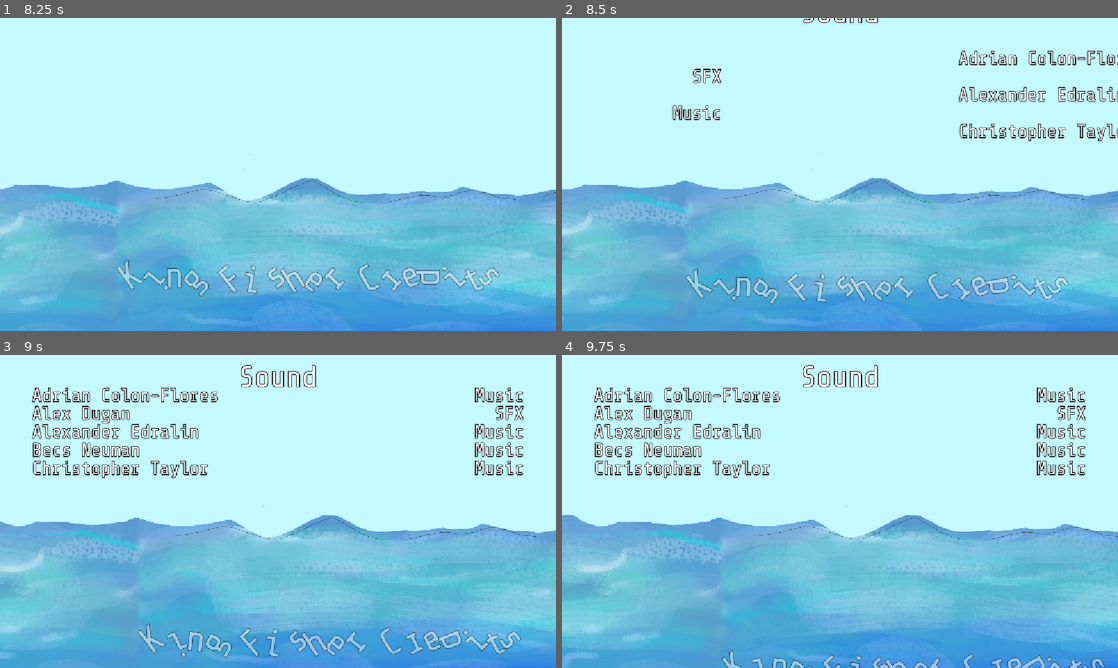
Above: before the commit, frames 1-4 (two rows, left to right).
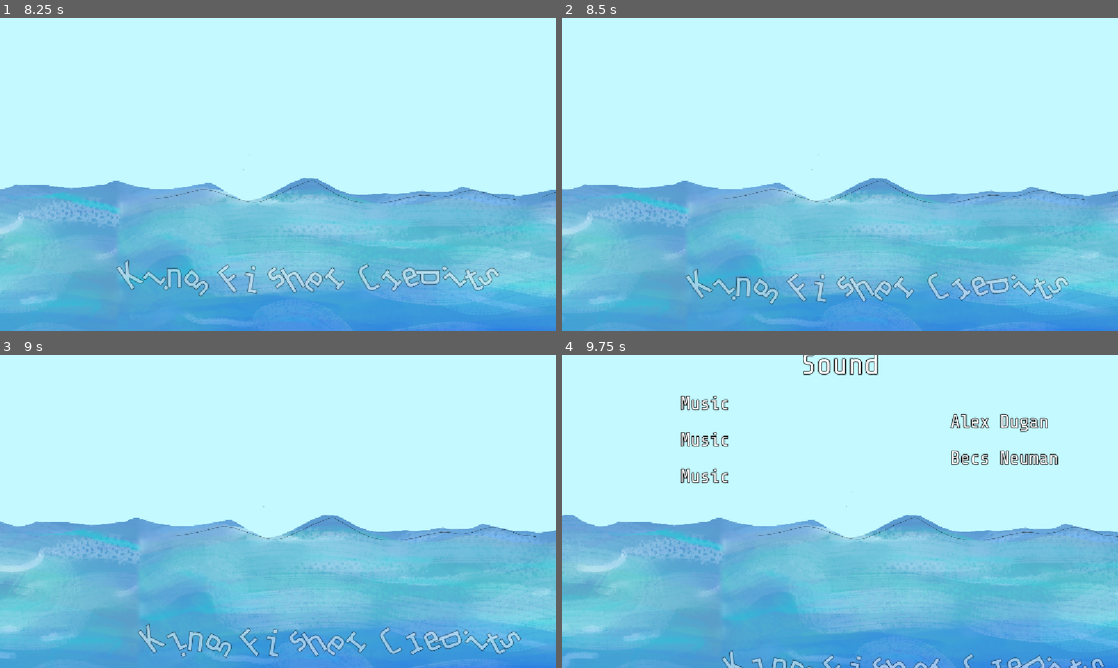
Above: after the commit, the same moments.

Repository: gmuGADIG/King-Fisher
Game: Godot game, scene res://ui/credits/credits.tscn
Two runs of this game, one before a commit and one after it. Both use one fixed random seed, a clock stepped at 60 frames per second and the inputs below. This scene is started directly instead of the project's main scene. The engine's default icon, where the game draws it, is replaced by a stand-in: a white triangle on a blue panel in a dark square. Sound files missing from this copy of the repository are replaced by a short silence.
Inputs (mouse positions are in pixels of both pictures, inside the frame that each line leads up to):
- Up to frame 1 (8.25 s): tap Enter (test1) at 0.5 s; move the mouse to (400, 158) at 0.52 s; hold Right 0.53-1.25 s; hold = (add_fish) 0.53-1.25 s; click (400, 158) at 0.67 s; tap Space (jump) at 0.77, 3.77, 6.77 s; drag from (166, 190) to (278, 274) at 1.27 s; move the mouse to (333, 105) at 2.02 s; hold Right 2.03-2.75 s; hold W (catch_fish_main) 2.03-2.75 s; drag from (250, 237) to (111, 127) at 2.77 s; move the mouse to (444, 221) at 3.52 s; hold A (move_left) 3.53-4.25 s; hold \ (print_players) 3.53-4.25 s; drag from (111, 127) to (278, 274) at 4.27 s; move the mouse to (305, 174) at 5.02 s; hold S (move_down) 5.03-5.75 s; hold Tab (scoreboard) 5.03-5.75 s; click (305, 174) at 5.17 s; drag from (194, 96) to (166, 190) at 5.77 s; move the mouse to (400, 158) at 6.52 s; hold Up (ready_up) 6.53-7.25 s; hold Right mouse button (use_item) 6.53-7.25 s; drag from (166, 190) to (278, 274) at 7.27 s; move the mouse to (333, 105) at 8.02 s; hold S (move_down) from 8.03 s (still down); hold = (add_fish) from 8.03 s (still down)
- Up to frame 2 (8.5 s): keep holding S (move_down); keep holding = (add_fish)
- Up to frame 3 (9 s): release S (move_down) at 8.75 s; release = (add_fish) at 8.75 s; drag from (250, 574) to (111, 464) at 8.77 s
- Up to frame 4 (9.75 s): move the mouse to (1006, 558) at 9.52 s; hold Up (ready_up) from 9.53 s (still down); hold W (catch_fish_main) from 9.53 s (still down); click (1006, 558) at 9.67 s

Frame 1 is identical in both runs. In frame 2, 2.7% of the frame differs, in the area x 19-100%, y 0-40%; in frame 3, 5.0%; in frame 4, 6.7%, in the area x 5-95%, y 0-41%.

Commit message:
Make the header keep

Diff:
--- a/ui/credits/credits.gd
+++ b/ui/credits/credits.gd
@@ -1,3 +1,4 @@
+class_name Credits
 extends Node2D
 
 class CreditData:
@@ -26,16 +27,21 @@
 @export var credits_text_packed : PackedScene
 
 @export_category("Credit Timings")
-@export var time_between_credits : float
-@export var time_before_credits_fall : float
+@export var time_between_credits : float = 10
+@export var credits_duration : float = 6
+
 var credits_data : Array[CreditData]
 
 
+var current_header : CreditText
+var keep_header : bool = true
+
+@onready var credits_timer : Timer = $CreditsTimer
 
 # Called when the node enters the scene tree for the first time.
 func _ready() -> void:
-
-	$CreditsTimer.wait_time = time_between_credits
+	credits_timer.wait_time = time_between_credits
+	credits_timer.start()
 
 
 	for c in credits_raw.split("\n"):
@@ -53,10 +59,17 @@
 	print("AAA")
 	generate_next_credits_group()
 
-	await get_tree().create_timer(time_before_credits_fall).timeout
-	for child in $CreditsText.get_children():
+
+
+	await get_tree().create_timer(credits_duration).timeout
+	for child in $CreditsAnchor.get_children():
 		if child is CreditText:
 			child.to_letter_rigid()
+
+	if not keep_header:
+		current_header.to_letter_rigid()
+		current_header = null
+
 
 func generate_next_credits_group() -> void:
 	if credits_data.size() == 0:
@@ -65,35 +78,46 @@
 	var tween : Tween = get_tree().create_tween()
 	tween.set_parallel()
 
-	##Up to 6 lines of credits at a time
-	for i in 6:
+	##Check if header needs to be changed
+	if current_header == null:
+		var header_data : CreditData = credits_data.pop_front()
+		assert(header_data.size <= 2, "not header?")
+		var new_header : CreditText = create_credit_text(header_data)
+		new_header.position = 150*Vector2.UP
+		tween.tween_property(new_header,"position",Vector2.ZERO,1.0)
+		current_header = new_header
+		keep_header = true
+		$HeaderAnchor.add_child(new_header)
+
+	##Up to 5 lines of credits at a time
+	for i in 5:
 		if credits_data.size() == 0:
 			break
 		var current_data : CreditData = credits_data[0]
 
 		##If next credit line is title, it should be skipped (unless alone)
-		if current_data.size <= 2 and i != 0:
+		if current_data.size <= 2:
 			break
 
 		credits_data.pop_front()
 
 		##Create the line of text
-		var new_credit_text : CreditText = credits_text_packed.instantiate()
-		new_credit_text.label.text = current_data.text
-		new_credit_text.label.add_theme_font_size_override("font_size",current_data.get_font_size())
-		#new_credit_text.position.y =
+		var new_credit_text : CreditText = create_credit_text(current_data)
 		var target_position : Vector2 = Vector2(0,i*current_data.get_font_size())
 
-		##Titles come from the top
-		if current_data.size <= 2:
-			new_credit_text.position = target_position + 150*Vector2.UP
-		else:
-			new_credit_text.position = target_position + 2000*Vector2.LEFT
-			if i % 2 == 1:
-				new_credit_text.position.x = -new_credit_text.position.x
-		tween.tween_property(new_credit_text,"position",target_position,1.0)
+		new_credit_text.position = target_position + 2000*Vector2.LEFT
+		if i % 2 == 1:
+			new_credit_text.position.x = -new_credit_text.position.x
 
-		$CreditsText.add_child(new_credit_text)
+		tween.tween_property(new_credit_text,"position",target_position,1.5)
 
-		if current_data.size == 1 and i == 0:
-			break
+		$CreditsAnchor.add_child(new_credit_text)
+
+	if credits_data[0].size <= 2:
+		keep_header = false
+
+func create_credit_text(credit_data : CreditData) -> CreditText:
+	var new_credit_text : CreditText = credits_text_packed.instantiate()
+	new_credit_text.label.text = credit_data.text
+	new_credit_text.label.add_theme_font_size_override("font_size",credit_data.get_font_size())
+	return new_credit_text
--- a/ui/credits/credits.tscn
+++ b/ui/credits/credits.tscn
@@ -145,8 +145,7 @@
 3~Jordan Tatum                Assistant Art Director
 1~Thanks for playing!"
 credits_text_packed = ExtResource("5_sunqn")
-time_between_credits = 10.0
-time_before_credits_fall = 6.0
+time_between_credits = 9.0
 
 [node name="ScrollingWater" type="Parallax2D" parent="." unique_id=306376776]
 repeat_size = Vector2(1906, 0)
@@ -186,11 +185,12 @@
 [node name="Camera2D" type="Camera2D" parent="." unique_id=1757121054]
 zoom = Vector2(0.755, 0.755)
 
-[node name="CreditsText" type="Node2D" parent="." unique_id=1704840751]
+[node name="HeaderAnchor" type="Node2D" parent="." unique_id=2107256522]
 position = Vector2(0, -368)
 
+[node name="CreditsAnchor" type="Node2D" parent="." unique_id=1704840751]
+position = Vector2(0, -296)
+
 [node name="CreditsTimer" type="Timer" parent="." unique_id=777950620]
-wait_time = 8.0
-autostart = true
 
 [connection signal="timeout" from="CreditsTimer" to="." method="_on_credits_timer_timeout"]
--- a/ui/credits/credits_text.gd
+++ b/ui/credits/credits_text.gd
@@ -1,15 +1,16 @@
 class_name CreditText
 extends Node2D
+
 
 @export var letter_rigid_packed : PackedScene
 @export var label : Label
 
+#var data : Credits.CreditData
 
 func to_letter_rigid() -> void:
 
 	var text : String = label.text
 	var font_size : float = label.get_theme_font_size("font_size")
-	print(font_size)
 	for i in text.length():
 		var letter : String = text[i]
 		if letter == " ":
@@ -24,7 +25,9 @@
 		new_rigid.letter.text = text[i]
 
 		new_rigid.letter.add_theme_font_size_override("font_size",font_size)
-		new_rigid.collision_shape.shape.radius = font_size*0.25
+		var letter_collider : CircleShape2D = CircleShape2D.new()
+		letter_collider.radius = font_size*0.25
+		new_rigid.collision_shape.shape = letter_collider
 
 		add_sibling(new_rigid)
 
--- a/ui/credits/letter_rigidbody.tscn
+++ b/ui/credits/letter_rigidbody.tscn
@@ -2,9 +2,6 @@
 
 [ext_resource type="Theme" uid="uid://dh53sqaw2xh6v" path="res://ui/themes/share_tech_mono.tres" id="1_8q2nh"]
 [ext_resource type="Script" uid="uid://g8dnqaww802f" path="res://ui/credits/letter_rigidbody.gd" id="1_jsc28"]
-
-[sub_resource type="CircleShape2D" id="CircleShape2D_cekt1"]
-radius = 6.0
 
 [node name="LetterRigidbody" type="RigidBody2D" unique_id=734642876 node_paths=PackedStringArray("collision_shape", "letter")]
 script = ExtResource("1_jsc28")
@@ -14,7 +11,6 @@
 random_linear = Vector2(10, 50)
 
 [node name="CollisionShape2D" type="CollisionShape2D" parent="." unique_id=413427714]
-shape = SubResource("CircleShape2D_cekt1")
 
 [node name="Label" type="Label" parent="." unique_id=1551495586]
 anchors_preset = 8
